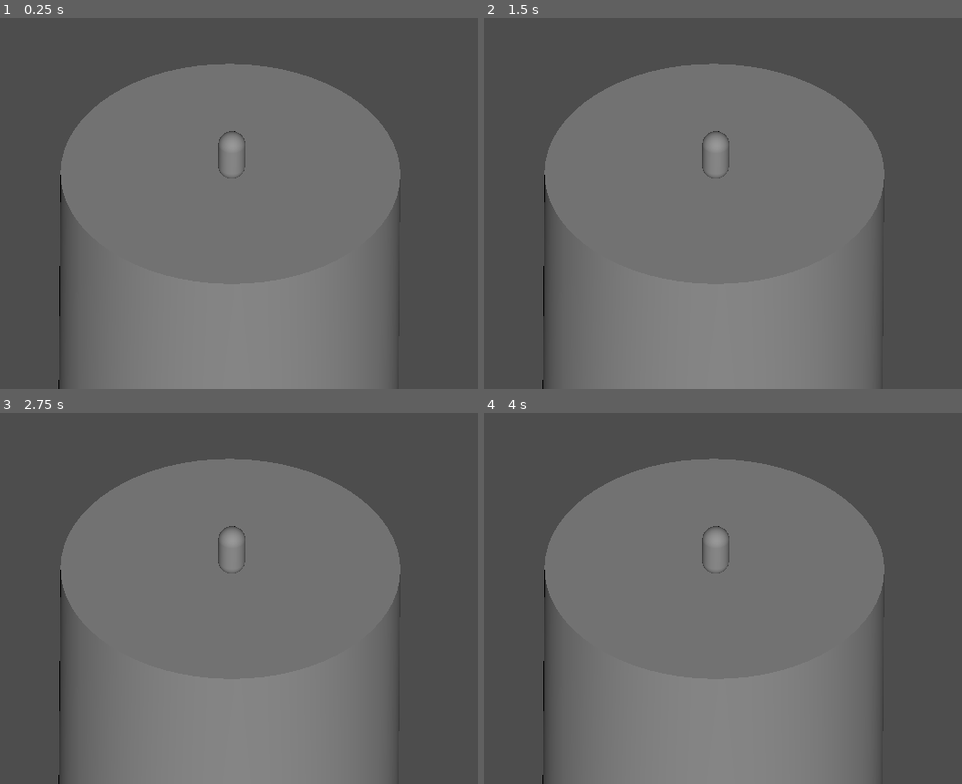
Above: before the commit, frames 1-4 (two rows, left to right).
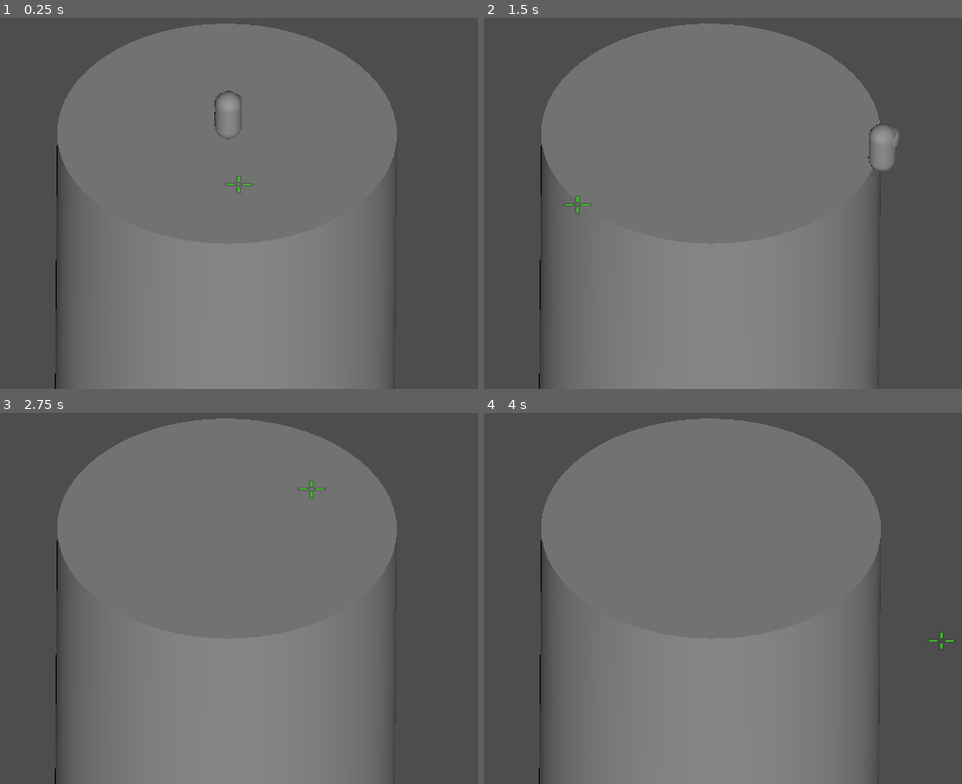
Above: after the commit, the same moments.

Repository: princess-mikus/GlobalGameJam-2025
Game: Godot game, scene res://scenes/coliseo.tscn
Same seed, same stepped clock (60 frames per second), same inputs: the game is played once before the commit and once after it. Before the commit the project has no main scene; this scene is started directly in both runs.
Inputs (mouse positions are in pixels of both pictures, inside the frame that each line leads up to):
- Up to frame 1 (0.25 s): no input
- Up to frame 2 (1.5 s): tap Enter at 0.5 s; move the mouse to (880, 162) at 0.52 s; hold Right (ui_right) 0.53-1.28 s; click (880, 162) at 0.67 s; move the mouse to (574, 203) at 1.27 s; hold Down (ui_down) from 1.28 s (still down); click (574, 203) at 1.42 s
- Up to frame 3 (2.75 s): move the mouse to (310, 490) at 2.02 s; release Down (ui_down) at 2.03 s; hold Right (ui_right) from 2.03 s (still down); click (310, 490) at 2.17 s
- Up to frame 4 (4 s): tap Space at 2.75 s; move the mouse to (684, 661) at 2.77 s; release Right (ui_right) at 2.78 s; hold Up (ui_up) 2.78-3.53 s; click (684, 661) at 2.92 s; tap Enter at 3.5 s; move the mouse to (942, 639) at 3.52 s; hold Left (ui_left) from 3.53 s (still down); click (942, 639) at 3.67 s

The runs differ from the first frame. In frame 1, 8.6% of the frame differs, in the area x 11-84%, y 1-100%; in frame 2, 8.7%, in the area x 11-87%, y 1-100%; in frame 3, 8.5%; in frame 4, 8.5%.

Commit message:
Kill me pls

Diff:
--- a/project.godot
+++ b/project.godot
@@ -11,6 +11,7 @@
 [application]
 
 config/name="GGJ 2025"
+run/main_scene="res://scenes/coliseo.tscn"
 config/features=PackedStringArray("4.3", "GL Compatibility")
 config/icon="res://icon.svg"
 
--- /dev/null
+++ b/scenes/bullet.gd
@@ -0,0 +1,14 @@
+extends RigidBody3D
+
+
+# Called when the node enters the scene tree for the first time.
+func _ready() -> void:
+	pass # Replace with function body.
+
+
+# Called every frame. 'delta' is the elapsed time since the previous frame.
+func _process(delta: float) -> void:
+	pass
+
+func test():
+	print("I'M ALIVE!!!")
--- /dev/null
+++ b/scenes/bullet.tscn
@@ -0,0 +1,17 @@
+[gd_scene load_steps=4 format=3 uid="uid://c67m125fr51wy"]
+
+[ext_resource type="Script" path="res://scenes/bullet.gd" id="1_oln7o"]
+
+[sub_resource type="SphereMesh" id="SphereMesh_3l6ja"]
+
+[sub_resource type="SphereShape3D" id="SphereShape3D_53aws"]
+
+[node name="Bullet" type="RigidBody3D"]
+gravity_scale = 0.0
+script = ExtResource("1_oln7o")
+
+[node name="MeshInstance3D" type="MeshInstance3D" parent="."]
+mesh = SubResource("SphereMesh_3l6ja")
+
+[node name="CollisionShape3D" type="CollisionShape3D" parent="."]
+shape = SubResource("SphereShape3D_53aws")
--- a/scenes/coliseo.tscn
+++ b/scenes/coliseo.tscn
@@ -1,6 +1,6 @@
-[gd_scene load_steps=4 format=3 uid="uid://dd7xyrk3h6ey4"]
+[gd_scene load_steps=4 format=3 uid="uid://bvygg7tdu1buc"]
 
-[ext_resource type="PackedScene" uid="uid://brnkx57g2q4mu" path="res://player.tscn" id="1_6m13s"]
+[ext_resource type="PackedScene" uid="uid://brnkx57g2q4mu" path="res://scenes/player.tscn" id="1_6m13s"]
 
 [sub_resource type="CylinderShape3D" id="CylinderShape3D_ftxh5"]
 
@@ -8,25 +8,25 @@
 
 [node name="Coliseo" type="Node3D"]
 
+[node name="DirectionalLight3D" type="DirectionalLight3D" parent="."]
+transform = Transform3D(0.998324, -0.0428357, 0.0389143, 0.0118868, 0.809853, 0.586513, -0.0566385, -0.585067, 0.809005, -0.0228071, 0.856767, 1.6046)
+
+[node name="Ground" type="StaticBody3D" parent="."]
+transform = Transform3D(1.5, 0, 0, 0, 1.5, 0, 0, 0, 1.5, 0, 0, 0)
+
+[node name="CollisionShape3D" type="CollisionShape3D" parent="Ground"]
+transform = Transform3D(1, 0, 0, 0, 1, 0, 0, 0, 1, 0, -1, 0)
+shape = SubResource("CylinderShape3D_ftxh5")
+
+[node name="MeshInstance3D" type="MeshInstance3D" parent="Ground"]
+transform = Transform3D(1, 0, 0, 0, 1, 0, 0, 0, 1, 0, -1, 0)
+mesh = SubResource("CylinderMesh_y01ol")
+
+[node name="Player" parent="." instance=ExtResource("1_6m13s")]
+transform = Transform3D(0.119621, 0, 0, 0, 0.119621, 0, 0, 0, 0.119621, 0.00500894, 0.00195909, 0.0139112)
+
 [node name="Camera3D" type="Camera3D" parent="."]
-transform = Transform3D(1.00119, -0.00923129, 1.83476e-09, 0.0061092, 0.877672, 0.731931, -0.00519713, -0.74664, 0.860381, 0.03613, 1.32463, 1.62772)
+transform = Transform3D(0.999968, -0.00801096, 2.06882e-09, 0.00610174, 0.76165, 0.64796, -0.00519079, -0.647939, 0.761674, 0.052457, 0.99229, 1.51137)
 projection = 1
 fov = 116.76
 size = 1.80756
-
-[node name="DirectionalLight3D" type="DirectionalLight3D" parent="."]
-transform = Transform3D(0.998324, -0.0428357, 0.0389143, 0.0118868, 0.809853, 0.586513, -0.0566385, -0.585067, 0.809005, -0.0228071, 0.856767, 1.6046)
-
-[node name="StaticBody3D" type="StaticBody3D" parent="."]
-transform = Transform3D(1.5, 0, 0, 0, 1.5, 0, 0, 0, 1.5, 0, 0, 0)
-
-[node name="CollisionShape3D" type="CollisionShape3D" parent="StaticBody3D"]
-transform = Transform3D(1, 0, 0, 0, 1, 0, 0, 0, 1, 0, -1, 0)
-shape = SubResource("CylinderShape3D_ftxh5")
-
-[node name="MeshInstance3D" type="MeshInstance3D" parent="StaticBody3D"]
-transform = Transform3D(1, 0, 0, 0, 1, 0, 0, 0, 1, 0, -1, 0)
-mesh = SubResource("CylinderMesh_y01ol")
-
-[node name="Node3D" parent="." instance=ExtResource("1_6m13s")]
-transform = Transform3D(0.119621, 0, 0, 0, 0.119621, 0, 0, 0, 0.119621, 0.00500894, 0.00195909, 0.0139112)
--- a/scenes/player.tscn
+++ b/scenes/player.tscn
@@ -1,22 +1,42 @@
-[gd_scene load_steps=4 format=3 uid="uid://brnkx57g2q4mu"]
+[gd_scene load_steps=5 format=3 uid="uid://brnkx57g2q4mu"]
 
-[ext_resource type="Script" path="res://character_body_3d.gd" id="1_0gvct"]
+[ext_resource type="Script" path="res://scripts/player.gd" id="1_0gvct"]
+[ext_resource type="Texture2D" uid="uid://birur2h5s5eut" path="res://sprites/PLACEHOLDER_crosshair.png" id="2_3mxbu"]
 
 [sub_resource type="CapsuleMesh" id="CapsuleMesh_8hdl7"]
 
 [sub_resource type="CapsuleShape3D" id="CapsuleShape3D_tob63"]
 
-[node name="Node3D" type="Node3D"]
-transform = Transform3D(0.119621, 0, 0, 0, 0.119621, 0, 0, 0, 0.119621, 0, 0, 0)
-
-[node name="CharacterBody3D" type="CharacterBody3D" parent="."]
+[node name="Player" type="CharacterBody3D"]
 script = ExtResource("1_0gvct")
 
-[node name="MeshInstance3D" type="MeshInstance3D" parent="CharacterBody3D"]
+[node name="MeshInstance3D" type="MeshInstance3D" parent="."]
+transform = Transform3D(1, 0, 0, 0, 1, 0, 0, 0, 1, 0, 1.00299, 0)
+visible = false
+mesh = SubResource("CapsuleMesh_8hdl7")
+skeleton = NodePath("../..")
+
+[node name="MeshInstance3D" type="MeshInstance3D" parent="MeshInstance3D"]
+transform = Transform3D(1, 0, 0, 0, 0.270233, 0, 0, 0, 1, 0.733709, 0.407408, 0)
+mesh = SubResource("CapsuleMesh_8hdl7")
+skeleton = NodePath("../..")
+
+[node name="Gravity" type="CollisionShape3D" parent="."]
+transform = Transform3D(1, 0, 0, 0, 1, 0, 0, 0, 1, 0, 1.00299, 0)
+shape = SubResource("CapsuleShape3D_tob63")
+
+[node name="Pivot" type="Node3D" parent="."]
+
+[node name="MeshInstance3D" type="MeshInstance3D" parent="Pivot"]
 transform = Transform3D(1, 0, 0, 0, 1, 0, 0, 0, 1, 0, 1.00299, 0)
 mesh = SubResource("CapsuleMesh_8hdl7")
 skeleton = NodePath("../..")
 
-[node name="CollisionShape3D" type="CollisionShape3D" parent="CharacterBody3D"]
-transform = Transform3D(1, 0, 0, 0, 1, 0, 0, 0, 1, 0, 1.00299, 0)
-shape = SubResource("CapsuleShape3D_tob63")
+[node name="MeshInstance3D" type="MeshInstance3D" parent="Pivot/MeshInstance3D"]
+transform = Transform3D(1, 0, 0, 0, 0.270233, 0, 0, 0, 1, 0, 0.407, 0.168171)
+mesh = SubResource("CapsuleMesh_8hdl7")
+skeleton = NodePath("../..")
+
+[node name="Crosshair" type="Sprite3D" parent="."]
+transform = Transform3D(1, 0, 0, 0, -4.37114e-08, 1, 0, -1, -4.37114e-08, 0, 0, 0)
+texture = ExtResource("2_3mxbu")
--- a/scripts/character_body_3d.gd
+++ /dev/null
@@ -1,24 +0,0 @@
-extends CharacterBody3D
-
-
-const SPEED = 1.0
-const JUMP_VELOCITY = 0.0
-
-
-func _physics_process(delta: float) -> void:
-	# Add the gravity.
-	if not is_on_floor():
-		velocity += get_gravity() * delta
-
-	# Get the input direction and handle the movement/deceleration.
-	# As good practice, you should replace UI actions with custom gameplay actions.
-	var input_dir := Input.get_vector("ui_left", "ui_right", "ui_up", "ui_down")
-	var direction := (transform.basis * Vector3(input_dir.x, 0, input_dir.y)).normalized()
-	if direction:
-		velocity.x = direction.x * SPEED
-		velocity.z = direction.z * SPEED
-	else:
-		velocity.x = move_toward(velocity.x, 0, SPEED)
-		velocity.z = move_toward(velocity.z, 0, SPEED)
-
-	move_and_slide()
--- /dev/null
+++ b/scripts/pivot.gd
@@ -0,0 +1,9 @@
+extends Node3D
+
+# Called when the node enters the scene tree for the first time.
+func _ready() -> void:
+	pass # Replace with function body.
+
+# Called every frame. 'delta' is the elapsed time since the previous frame.
+func _process(delta: float) -> void:
+	#look_at($Camera3D.unproject_position())
--- /dev/null
+++ b/scripts/player.gd
@@ -0,0 +1,43 @@
+extends CharacterBody3D
+
+const SPEED = 1.0
+const BULLET_SPEED = 5.0
+
+func _ready() -> void:
+	Input.set_mouse_mode(Input.MOUSE_MODE_HIDDEN)
+
+@onready var bullet = preload("res://scenes/bullet.tscn")
+
+func _physics_process(delta: float) -> void:
+	# Add the gravity.
+	if not is_on_floor():
+		velocity += get_gravity() * delta
+
+	# Get the input direction and handle the movement/deceleration.
+	# As good practice, you should replace UI actions with custom gameplay actions.
+	var input_dir := Input.get_vector("ui_left", "ui_right", "ui_up", "ui_down")
+	var direction := (transform.basis * Vector3(input_dir.x, 0, input_dir.y)).normalized()
+	if direction:
+		velocity.x = direction.x * SPEED
+		velocity.z = direction.z * SPEED
+	else:
+		velocity.x = move_toward(velocity.x, 0, SPEED)
+		velocity.z = move_toward(velocity.z, 0, SPEED)
+
+	move_and_slide()
+
+	var camera = get_node("../Camera3D")
+	var viewport := get_viewport()
+	var mousePos = viewport.get_mouse_position()
+	#$Crosshair.global_position = get_node("../Ground").to_local(camera.project_position(mousePos, 1))
+	$Crosshair.global_position = camera.project_position(mousePos, mousePos.y / 1000)
+	var newVector = Vector3($Crosshair.global_position.x, 0, $Crosshair.global_position.z)
+	$Pivot.look_at(newVector)
+	print(newVector)
+
+func _input(event):
+	if event is InputEventMouseButton and event.pressed and event.button_index == 1:
+		var camera = get_node("../Camera3D")
+		var from = camera.project_ray_origin(event.position)
+		var to = from + camera.project_ray_normal(event.position) * 1000
+		$Pivot.look_at(Vector3(to.x - from.x, 0, to.z - from.x))
Binary file added: sprites/PLACEHOLDER_crosshair.png
Not shown, added: sprites/PLACEHOLDER_crosshair.png.import
